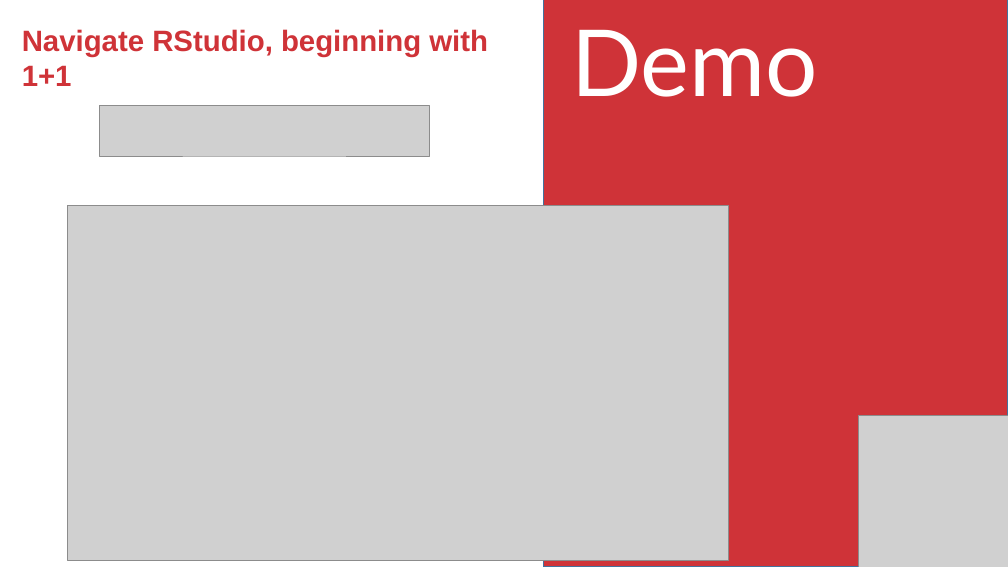
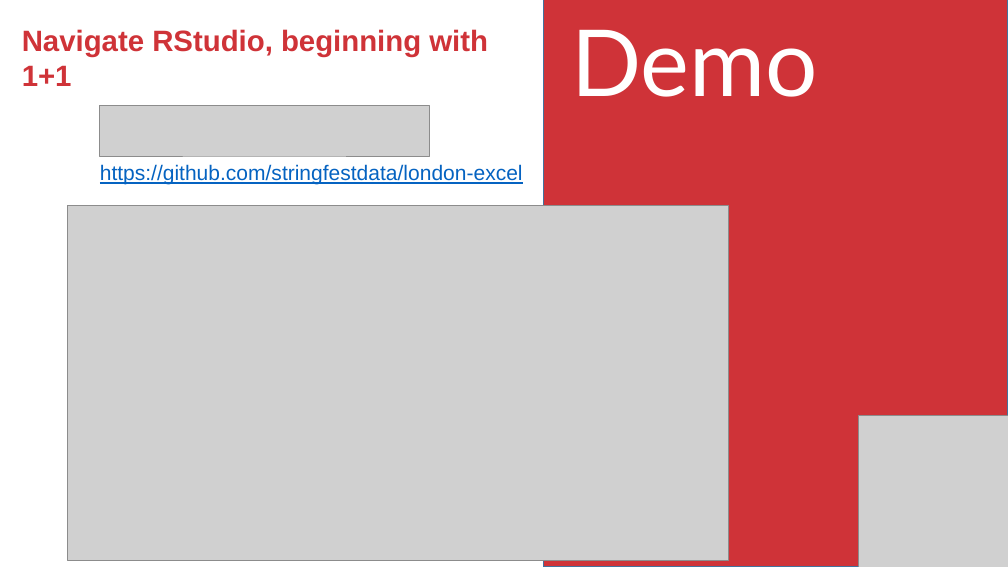
Before and after one commit to stringfestdata/london-excel, a slide deck: slide 13 of advancing-into-analytics-london-meetup.pptx. Drawn at 1008x567 pixels with LibreOffice and Linux fonts; fonts in the diff are those of the drawing; grey boxes stand for pictures. Boxes give left, top, right and bottom in pixels: in the first picture for what was removed or moved away, otherwise in the second. Text is boxed around its words. In the diff, an @@ line names an element or a change of style, - is before the commit and + after.

```diff
--- a/advancing-into-analytics-london-meetup.pptx
+++ b/advancing-into-analytics-london-meetup.pptx
@@ text added at [100,164,523,185], 20 pt, text #0563C1, underline @@
+https://github.com/stringfestdata/london-excel
```
Also in this commit, not shown: 4 other slides changed.
